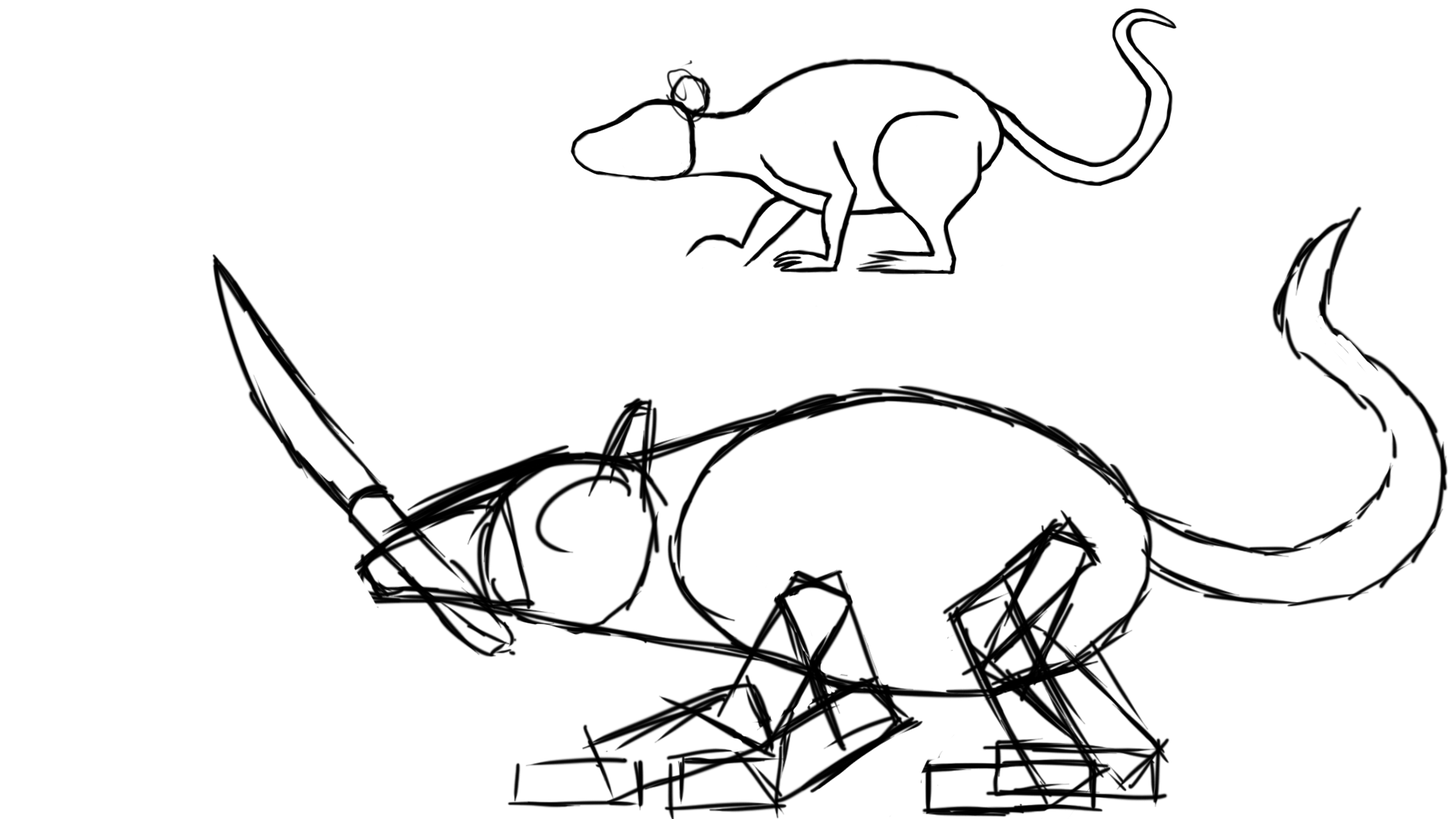
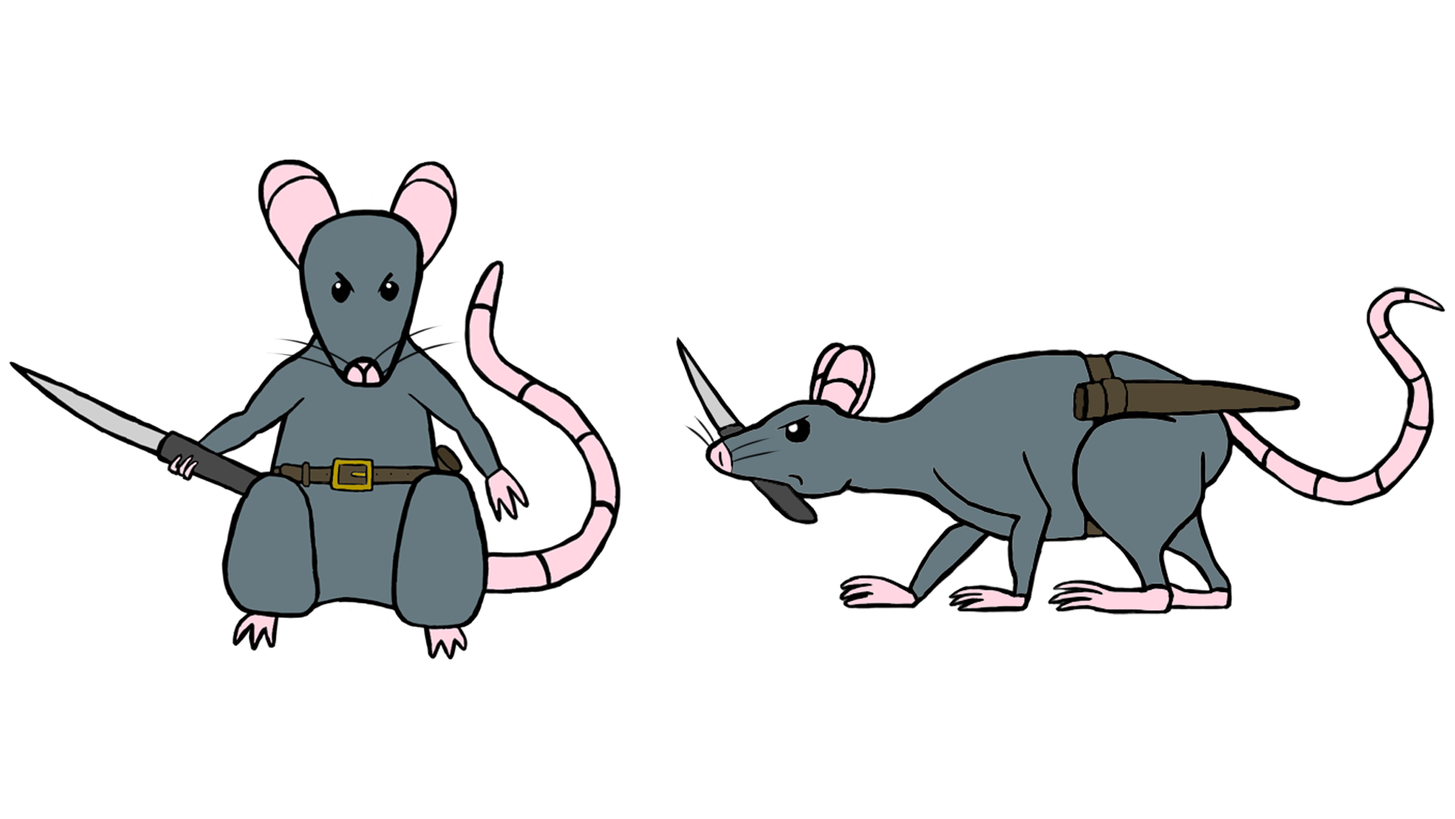
Layered file, before and after one edit (1455x819). Changes by layer:
removed layer "Layer 2" over <box>570,7,1178,307</box>
added layer "Capa 4" above "Capa 3" over <box>8,159,621,660</box>
added layer "Capa 1" above "Layer 1" over <box>675,286,1447,615</box>
hid "Layer 1", painted on it over <box>8,7,1449,819</box>
hid "Layer 0" over <box>8,7,1449,819</box>
